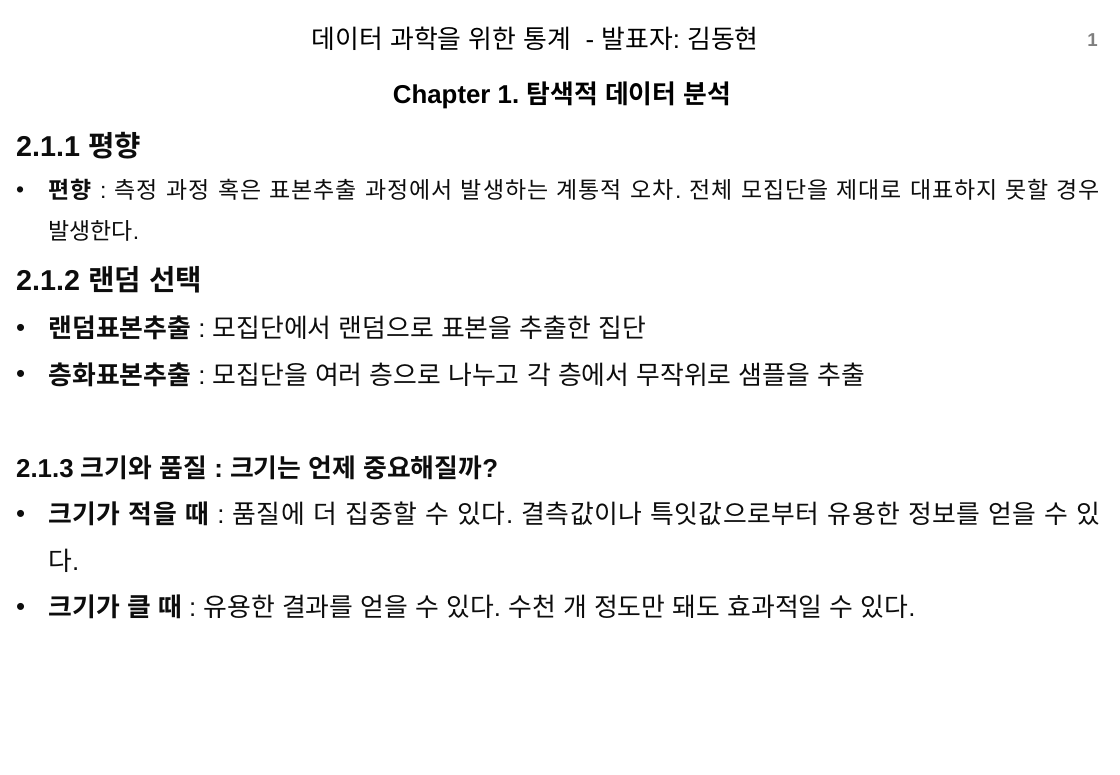
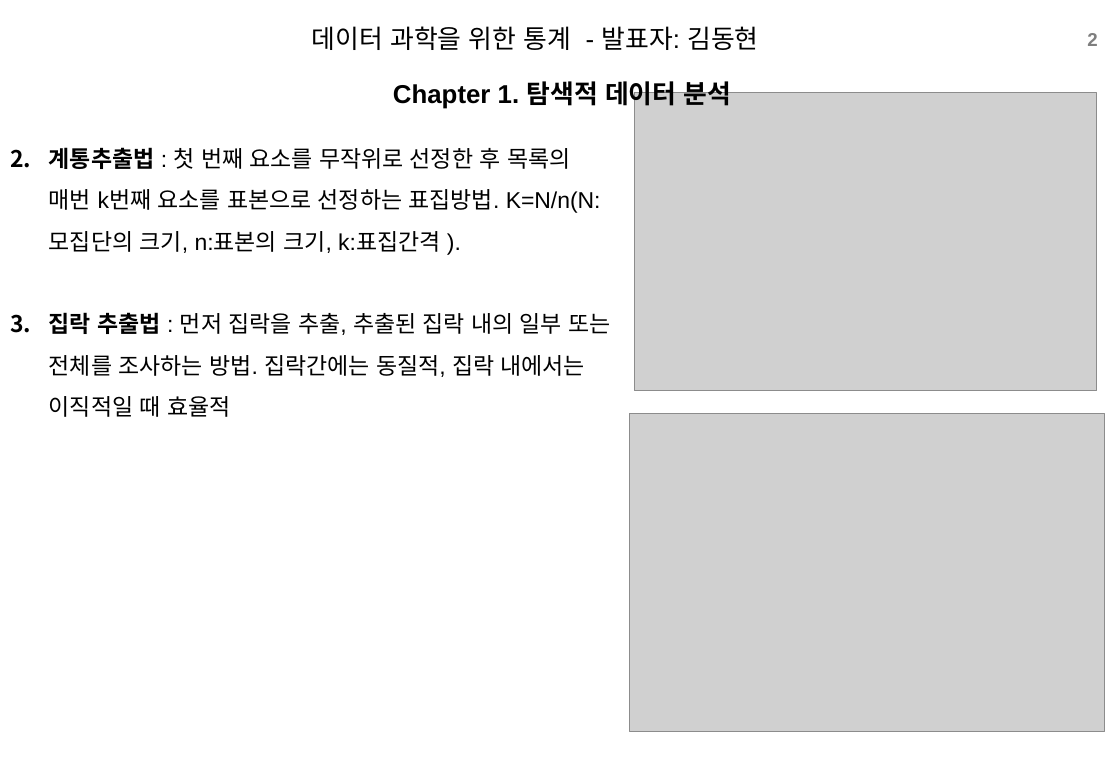
Before and after one commit to xddongx/flexink, a slide deck: slide 2 of study/ppt/[스터디]2.1.1~2.1.3_크기와품질_KDH.pptx (slide 1 before the commit). Drawn at 1120x775 pixels with LibreOffice and Linux fonts; fonts in the diff are those of the drawing; grey boxes stand for pictures; background and template pictures are left out. Boxes give left, top, right and bottom in pixels: in the first picture for what was removed or moved away, otherwise in the second. Text is boxed around its words. In the diff, an @@ line names an element or a change of style, - is before the commit and + after.

```diff
--- a/study/ppt/[스터디]2.1.1~2.1.3_크기와품질_KDH.pptx
+++ b/study/ppt/[스터디]2.1.1~2.1.3_크기와품질_KDH.pptx
@@ page number at (1087,33,1097,46): text changed @@
-1
+2
@@ picture added at (634,93,1097,392) @@
@@ text removed at (16,131,1101,619) @@
-2.1.1 평향
-• 편향 : 측정 과정 혹은 표본추출 과정에서 발생하는 계통적 오차. 전체 모집단을 제대로 대표하지 못할 경우 발생한다.
-2.1.2 랜덤 선택
-• 랜덤표본추출 : 모집단에서 랜덤으로 표본을 추출한 집단
-• 층화표본추출 : 모집단을 여러 층으로 나누고 각 층에서 무작위로 샘플을 추출
-2.1.3 크기와 품질 : 크기는 언제 중요해질까?
-• 크기가 적을 때 : 품질에 더 집중할 수 있다. 결측값이나 특잇값으로부터 유용한 정보를 얻을 수 있다.
-• 크기가 클 때 : 유용한 결과를 얻을 수 있다. 수천 개 정도만 돼도 효과적일 수 있다.
@@ text added at (49,147,610,417), 16 pt, text #000000 @@
+2. 계통추출법 : 첫 번째 요소를 무작위로 선정한 후 목록의 매번 k번째 요소를 표본으로 선정하는 표집방법. K=N/n(N:모집단의 크기, n:표본의 크기, k:표집간격 ).
+3. 집락 추출법 : 먼저 집락을 추출, 추출된 집락 내의 일부 또는 전체를 조사하는 방법. 집락간에는 동질적, 집락 내에서는 이직적일 때 효율적
@@ picture added at (630,414,1106,732) @@
```
Also in this commit, not shown: 2 slides added, 2 other files.
